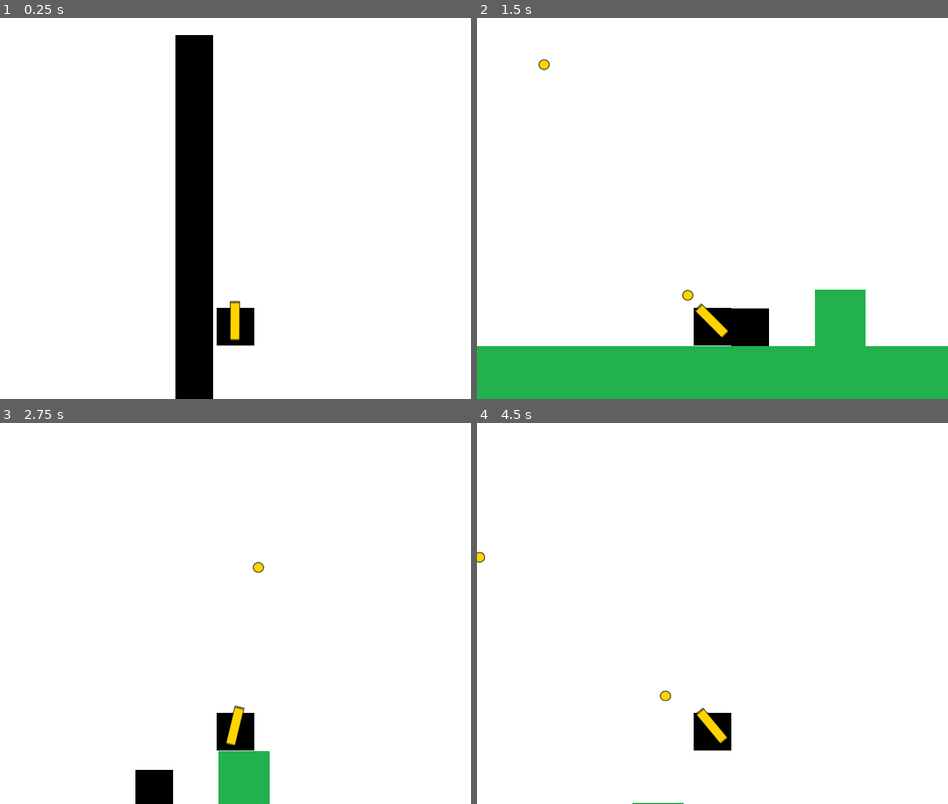
Above: before the commit, frames 1-4 (two rows, left to right).
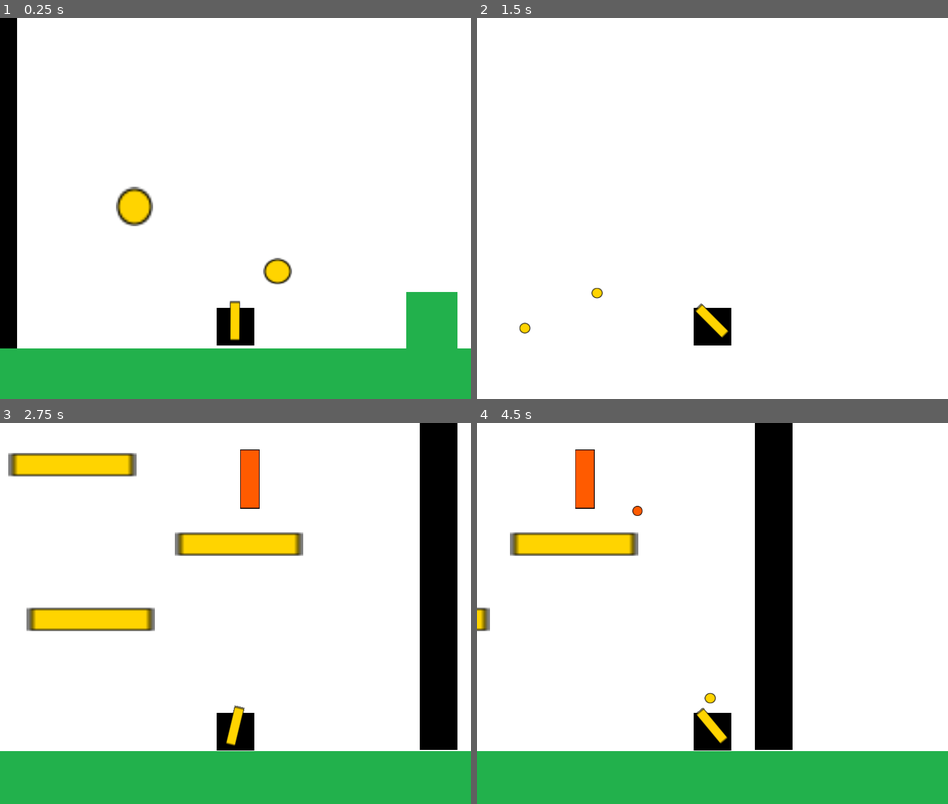
Above: after the commit, the same moments.

Repository: IanGhioni/entregas-ipv-ghioni-ian
Game: Godot game, scene res://Main.tscn
The game is run twice, just before and just after one commit, with the same random seed, the same clock (stepped at 60 frames per second) and the same inputs.
Inputs (mouse positions are in pixels of both pictures, inside the frame that each line leads up to):
- Up to frame 1 (0.25 s): no input
- Up to frame 2 (1.5 s): move the mouse to (816, 189) at 0.52 s; hold D (move_right) from 0.53 s (still down); click (816, 189) at 0.6 s; tap Space (jump) at 0.77 s; move the mouse to (618, 227) at 1.27 s; click (618, 227) at 1.35 s
- Up to frame 3 (2.75 s): tap Space (jump) at 1.52 s; move the mouse to (282, 529) at 2.02 s; release D (move_right) at 2.03 s; hold A (move_left) from 2.03 s (still down); click (282, 529) at 2.1 s
- Up to frame 4 (4.5 s): move the mouse to (688, 689) at 2.77 s; release A (move_left) at 2.78 s; hold D (move_right) 2.78-4.28 s; click (688, 689) at 2.85 s; tap Space (jump) at 3.02, 3.77 s; move the mouse to (853, 670) at 3.52 s; click (853, 670) at 3.6 s; move the mouse to (571, 556) at 4.27 s; hold A (move_left) from 4.28 s (still down); click (571, 556) at 4.35 s

The runs differ from the first frame. In frame 1, 26% of the frame differs, in the area x 0-100%, y 0-100%; in frame 2, 17%; in frame 3, 25%; in frame 4, 23%.

Commit message:
por in andan las isicas

Diff:
--- a/entrega-3-ian-ghioni/Main.tscn
+++ b/entrega-3-ian-ghioni/Main.tscn
@@ -1,17 +1,22 @@
 [gd_scene format=3 uid="uid://bvdf74hiq7dvw"]
 
-[ext_resource type="PackedScene" uid="uid://tk32mits3dd2" path="res://entities/player/Player.tscn" id="1"]
 [ext_resource type="Script" uid="uid://o5osiqshscd5" path="res://main.gd" id="1_cm0pq"]
 [ext_resource type="Texture2D" uid="uid://bnchqqn0xduh3" path="res://assets/textures/background.png" id="2"]
 [ext_resource type="PackedScene" uid="uid://bdlwtu5ra66ds" path="res://entities/objects/ground.tscn" id="3_trn2v"]
 [ext_resource type="PackedScene" uid="uid://cm4rvav7wtvu1" path="res://entities/objects/obstaculo.tscn" id="4_3dxm6"]
+[ext_resource type="Texture2D" uid="uid://dy4fne65rpsc2" path="res://assets/textures/proyectile_player.png" id="5_03owx"]
 [ext_resource type="PackedScene" uid="uid://chasbkjw2xk0i" path="res://entities/enemy/turret.tscn" id="5_fos0i"]
 [ext_resource type="PackedScene" uid="uid://bhtm43d5gos10" path="res://entities/objects/plataforma.tscn" id="7_lgr22"]
 [ext_resource type="PackedScene" uid="uid://54ri53djn6mo" path="res://entities/objects/wall.tscn" id="8_trn2v"]
-[ext_resource type="Texture2D" uid="uid://ysiugeunlxf6" path="res://assets/textures/player.png" id="9_03owx"]
+[ext_resource type="PackedScene" uid="uid://tk32mits3dd2" path="res://entities/player/Player.tscn" id="9_wkp8b"]
 
-[sub_resource type="RectangleShape2D" id="RectangleShape2D_idfvx"]
-size = Vector2(64, 64)
+[sub_resource type="PhysicsMaterial" id="PhysicsMaterial_gk03p"]
+
+[sub_resource type="CircleShape2D" id="CircleShape2D_n4y2n"]
+radius = 31.257
+
+[sub_resource type="CircleShape2D" id="CircleShape2D_1vno4"]
+radius = 21.023796
 
 [node name="Main" type="Node" unique_id=1624152126]
 script = ExtResource("1_cm0pq")
@@ -30,17 +35,37 @@
 
 [node name="Ground" parent="." unique_id=1304603146 instance=ExtResource("3_trn2v")]
 position = Vector2(62, 507)
+collision_layer = 3
+collision_mask = 3
+
+[node name="Player" parent="." unique_id=2115761845 instance=ExtResource("9_wkp8b")]
+position = Vector2(389, 402)
+
+[node name="RigidBody2D2" type="RigidBody2D" parent="." unique_id=643454551]
+position = Vector2(218, 204)
+physics_material_override = SubResource("PhysicsMaterial_gk03p")
+metadata/_edit_group_ = true
+
+[node name="Sprite2D" type="Sprite2D" parent="RigidBody2D2" unique_id=700445392]
+position = Vector2(-0.4999981, -1.5000019)
+scale = Vector2(3.5, 3.7222223)
+texture = ExtResource("5_03owx")
+
+[node name="CollisionShape2D" type="CollisionShape2D" parent="RigidBody2D2" unique_id=1277436888]
+shape = SubResource("CircleShape2D_n4y2n")
 
 [node name="RigidBody2D" type="RigidBody2D" parent="." unique_id=1427347969]
-position = Vector2(570, 377)
-gravity_scale = 0.103
-freeze_mode = 1
+position = Vector2(461, 313)
+physics_material_override = SubResource("PhysicsMaterial_gk03p")
+metadata/_edit_group_ = true
 
 [node name="Sprite2D" type="Sprite2D" parent="RigidBody2D" unique_id=469915858]
-texture = ExtResource("9_03owx")
+position = Vector2(-0.5000144, -0.49999976)
+scale = Vector2(2.7222211, 2.5)
+texture = ExtResource("5_03owx")
 
 [node name="CollisionShape2D" type="CollisionShape2D" parent="RigidBody2D" unique_id=989519583]
-shape = SubResource("RectangleShape2D_idfvx")
+shape = SubResource("CircleShape2D_1vno4")
 
 [node name="Obstacle" parent="." unique_id=2083934390 instance=ExtResource("4_3dxm6")]
 position = Vector2(723, 442)
@@ -79,5 +104,3 @@
 
 [node name="Wall2" parent="." unique_id=1767889841 instance=ExtResource("8_trn2v")]
 position = Vector2(3328, -2)
-
-[node name="Player" parent="." unique_id=2115761845 instance=ExtResource("1")]
--- a/entrega-3-ian-ghioni/entities/player/Player.gd
+++ b/entrega-3-ian-ghioni/entities/player/Player.gd
@@ -25,7 +25,14 @@
 		cannon.fire()
 	if Input.is_action_just_pressed("jump") && is_on_floor():
 		velocity.y = jump_speed
+	velocity.x += direction_optimized * speed
+	move_and_slide()
+	# Check for collisions with RigidBody2D
+	for i in range(get_slide_collision_count()):
+		var collision = get_slide_collision(i)
+		var collider = collision.get_collider()
 
-	velocity.x += direction_optimized * speed
-
-	move_and_slide()
+		if collider is RigidBody2D:
+			# Push the rigid body away using an impulse
+			var push_dir = -collision.get_normal()
+			collider.apply_impulse(push_dir * 50.0, collision.get_position() - collider.global_position)
--- a/entrega-3-ian-ghioni/entities/player/Player.tscn
+++ b/entrega-3-ian-ghioni/entities/player/Player.tscn
@@ -13,7 +13,6 @@
 position = Vector2(-0.0635071, 0.165405)
 disable_mode = 2
 collision_layer = 2
-collision_mask = 3
 floor_constant_speed = true
 script = ExtResource("1")
 
